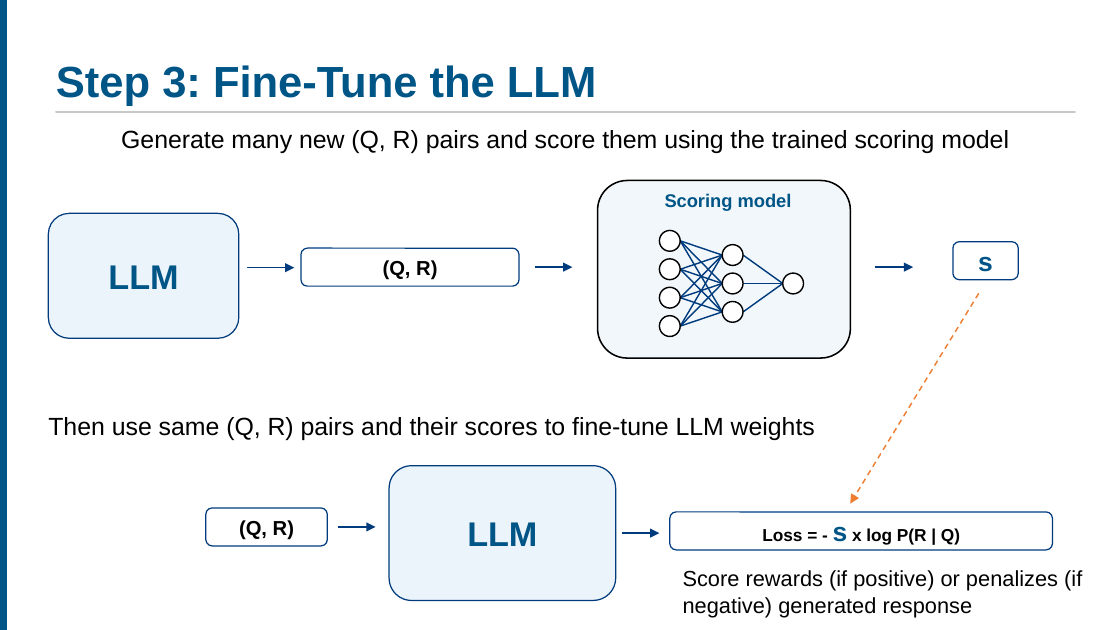
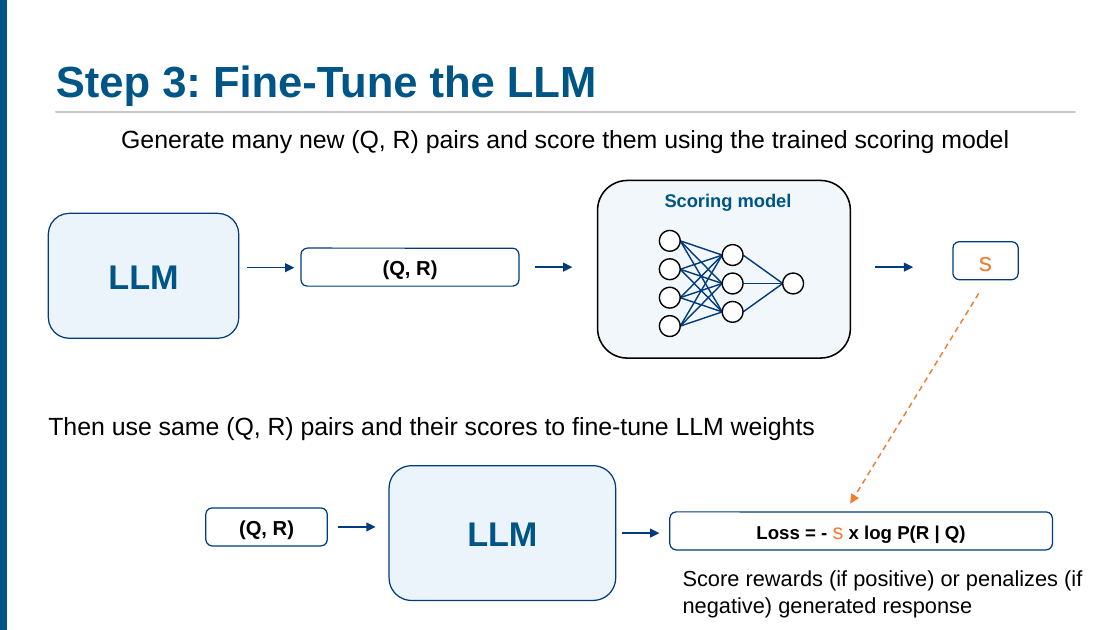
Before and after one commit to ucla-anderson-SSAI/SSAI, a slide deck: slide 16 of Slides/Week 7/Week7.pptx. Drawn at 1120x630 pixels with LibreOffice and Linux fonts; fonts in the diff are those of the drawing. Boxes give left, top, right and bottom in pixels: in the first picture for what was removed or moved away, otherwise in the second. Text is boxed around its words. In the diff, an @@ line names an element or a change of style, - is before the commit and + after.

```diff
--- a/Slides/Week 7/Week7.pptx
+++ b/Slides/Week 7/Week7.pptx
@@ rounded rectangle "s" at box(953, 242, 1018, 280): text colour #005587 to #ED7D31, bold off @@
@@ rounded rectangle "Loss = - s x ..." at box(670, 512, 1053, 550): size 11.1 to 12 pt; size 17 to 13.9 pt, text colour #005587 to #ED7D31, bold off in "s" @@
```
Also in this commit, not shown: 12 other slides changed, 2 other files.
